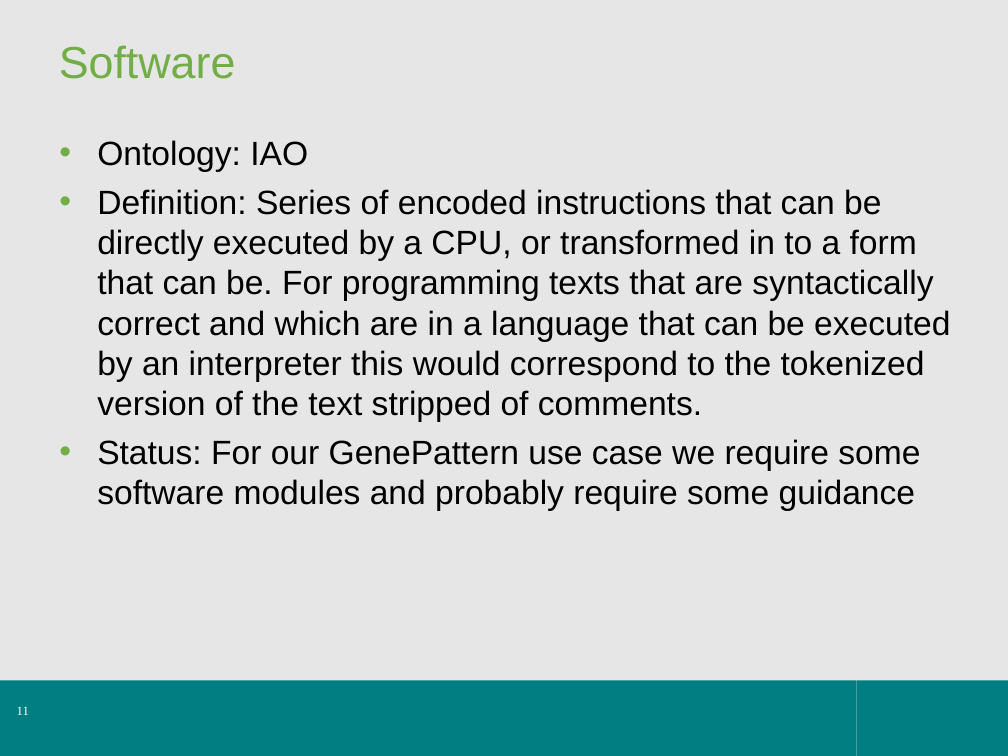
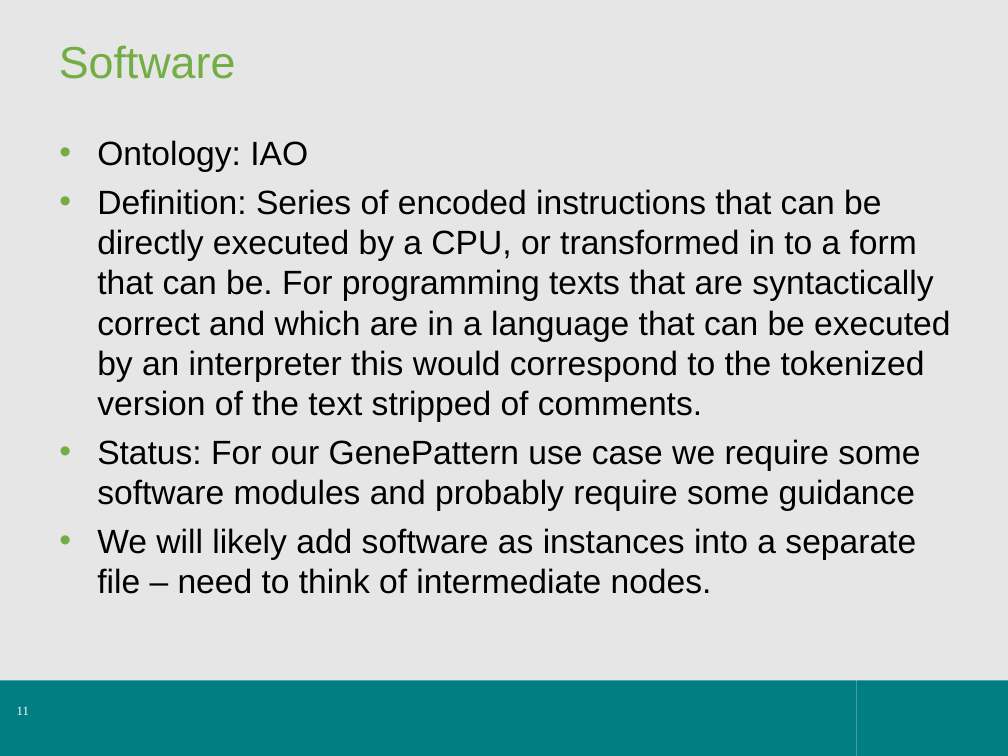
Before and after one commit to jamesaoverton/obi-backup, a slide deck: slide 11 of docs/developer/DT/DT_core_vancouver_2009.ppt. Drawn at 1008x756 pixels with LibreOffice and Linux fonts; fonts in the diff are those of the drawing; background and template pictures are left out. Boxes give left, top, right and bottom in pixels: in the first picture for what was removed or moved away, otherwise in the second. Text is boxed around its words. In the diff, an @@ line names an element or a change of style, - is before the commit and + after.

```diff
--- a/docs/developer/DT/DT_core_vancouver_2009.ppt
+++ b/docs/developer/DT/DT_core_vancouver_2009.ppt
@@ text at (97, 528, 916, 594): paragraph added @@
+• We will likely add software as instances into a separate file – need to think of intermediate nodes.
```
Also in this commit, not shown: 1 other slide changed, 1 slide added, 1 slide removed.
